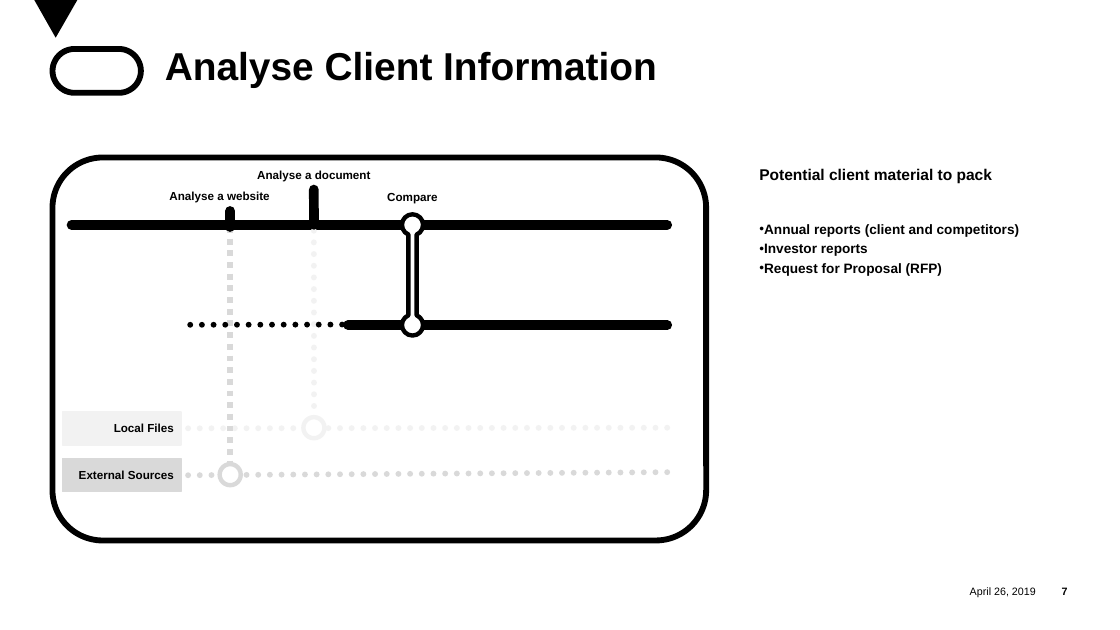
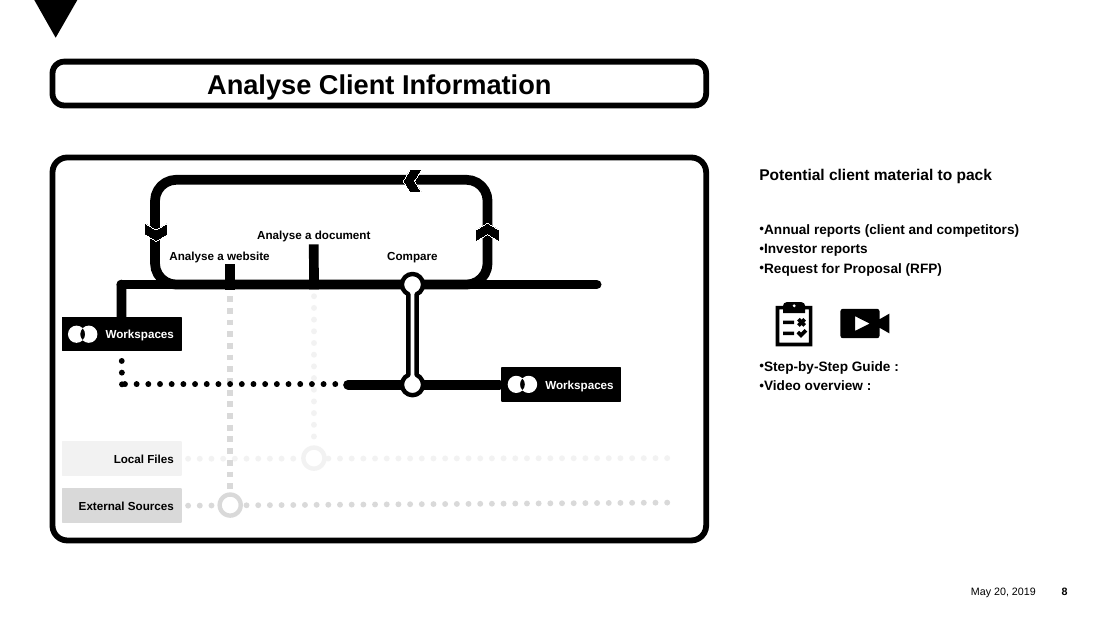
Before and after one commit to mshemadarshini/dxc-digitalexplorer, a slide deck: slide 8 of Presentations/DigitalJourneyMap.pptx (slide 7 before the commit). Drawn at 1120x630 pixels with LibreOffice and Linux fonts; fonts in the diff are those of the drawing; background and template pictures are left out. Boxes give left, top, right and bottom in pixels: in the first picture for what was removed or moved away, otherwise in the second. Text is boxed around its words. In the diff, an @@ line names an element or a change of style, - is before the commit and + after.

```diff
--- a/Presentations/DigitalJourneyMap.pptx
+++ b/Presentations/DigitalJourneyMap.pptx
@@ rounded rectangle removed at <box>52,49,141,93</box> @@
@@ rounded rectangle "Analyse Client Information": place and size @@
-rounded rectangle "Analyse Client Information" at <box>165,51,657,88</box>
+rounded rectangle "Analyse Client Information" at <box>52,62,706,106</box>
@@ rounded rectangle "Analyse Client Information" at <box>52,62,706,106</box>: size 40 to 28 pt; alignment left to centre; line spacing 0.85 to 1; vertical alignment top to middle; fill none to #FFFFFF; outline none to #000000 6 pt @@
@@ rounded rectangle at <box>52,158,706,540</box>: proportions changed @@
@@ chevron added at <box>403,169,421,192</box>, fill #000000, outline #FFFFFF 0.75 pt @@
@@ rounded rectangle added at <box>155,180,488,285</box>, outline #000000 10 pt @@
@@ chevron added at <box>145,223,168,241</box>, fill #000000, outline #FFFFFF 0.75 pt @@
@@ chevron added at <box>476,223,499,241</box>, fill #000000, outline #FFFFFF 0.75 pt @@
@@ 3 texts, 2 lines, 1 freeform shape: place and size @@
-3 texts, 2 lines, 1 freeform shape at <box>169,170,437,336</box>
+3 texts, 2 lines, 1 freeform shape at <box>169,230,437,395</box>
@@ line moved from (71, 225) - (667, 225) to (121, 285) - (596, 285) @@
@@ line added from (122, 318) to (121, 285), #000000 10 pt @@
@@ line moved from (230, 227) - (230, 464) to (230, 285) - (230, 495) @@
@@ line moved from (314, 219) - (314, 417) to (314, 285) - (314, 447) @@
@@ rectangle added at <box>62,318,181,351</box>, fill #000000, outline #000000 1.5 pt, 12 pt, text #FFFFFF, bold @@
+Workspaces
@@ freeform shape added at <box>68,326,97,343</box>, fill #FFFFFF @@
@@ freeform shape added at <box>776,302,813,346</box>, fill #000000 @@
@@ freeform shape added at <box>841,309,890,338</box>, fill #000000 @@
@@ line added from (122, 384) to (122, 351), #000000 6 pt dashed @@
@@ line moved from (634, 324) - (181, 325) to (464, 384) - (122, 384) @@
@@ line moved from (348, 325) - (667, 325) to (348, 385) - (499, 385) @@
@@ rectangle added at <box>502,368,620,401</box>, fill #000000, outline #000000 1.5 pt, 12 pt, text #FFFFFF, bold @@
+Workspaces
@@ freeform shape added at <box>508,376,537,393</box>, fill #FFFFFF @@
@@ text at <box>764,361,891,390</box>: paragraphs added @@
+• Step-by-Step Guide :
+• Video overview :
@@ 2 rectangles, 2 lines, 1 ellipse: place and size @@
-2 rectangles, 2 lines, 1 ellipse at <box>62,412,667,491</box>
+2 rectangles, 2 lines, 1 ellipse at <box>62,442,667,522</box>
@@ text at <box>971,587,1036,597</box>: text changed @@
-April 26, 2019
+May 20, 2019
@@ page number at <box>1062,586,1068,597</box>: text changed @@
-7
+8
```
Also in this commit, not shown: 17 other slides changed, 4 slides added, 8 other files.
